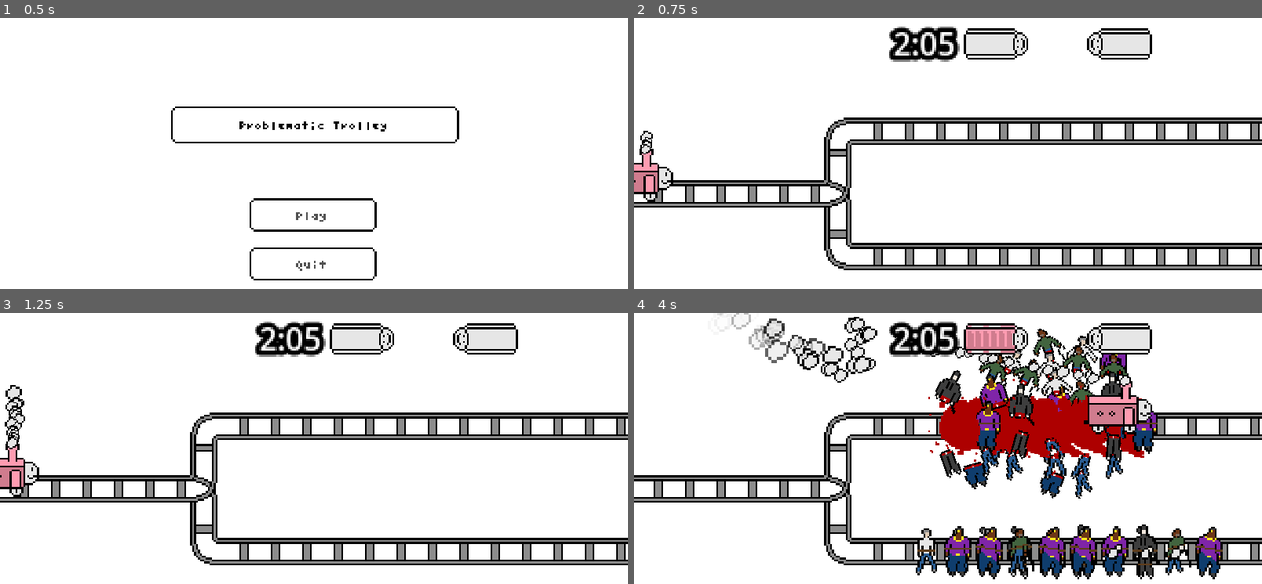
Above: before the commit, frames 1-4 (two rows, left to right).
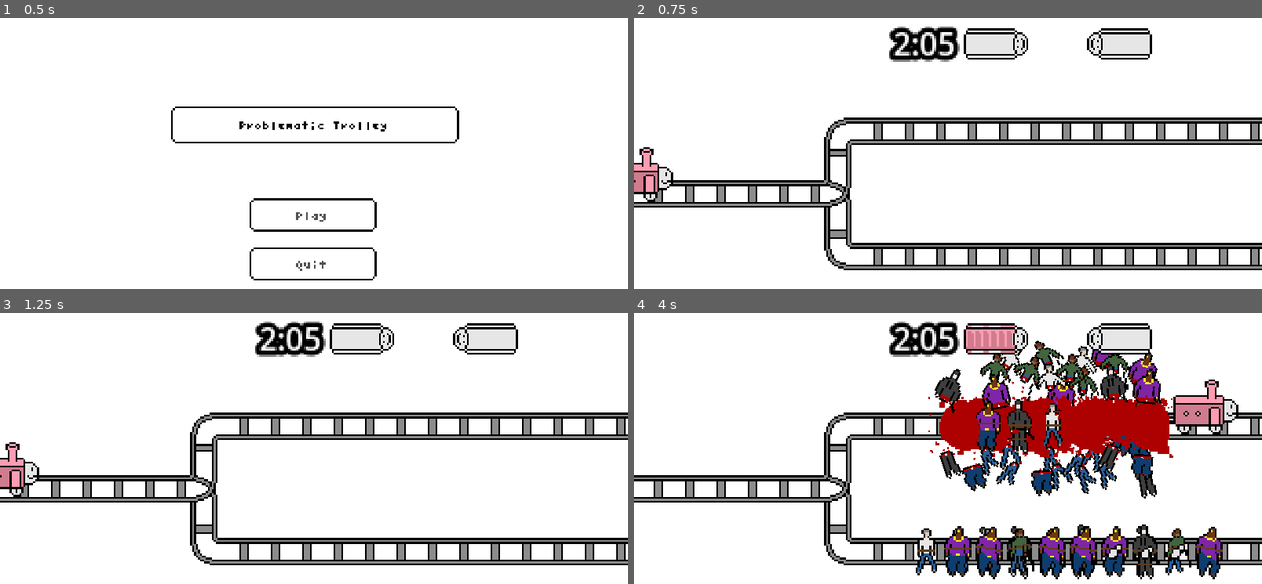
Above: after the commit, the same moments.

Repository: EnzoShoes/problematic-trolley
Game: Godot game, scene res://Scenes/Title Screen/Title Screen.tscn
The game is run twice, just before and just after one commit, with the same random seed, the same clock (stepped at 60 frames per second) and the same inputs.
Inputs:
- Up to frame 1 (0.5 s): no input
- Up to frame 2 (0.75 s): click "Play" at 0.5 s
- Up to frame 3 (1.25 s): no input
- Up to frame 4 (4 s): tap Enter (ui_accept) at 1.25, 1.52, 2.27, 3.77 s; hold W (up) 1.28-2.03 s; hold S (down) 2.03-2.78 s; hold W (up) from 2.78 s (still down)

Frame 1 is identical in both runs. In frame 2, 0.1% of the frame differs, in the area x 1-3%, y 41-51%; in frame 3, 0.5%; in frame 4, 12%, in the area x 13-97%, y 0-69%.

Commit message:
fix(troley_control) : fixed the behavior of troley when adding point to score

Diff:
--- a/test/Scenes/main_problem_scene.tscn
+++ b/test/Scenes/main_problem_scene.tscn
@@ -14,13 +14,13 @@
 
 [sub_resource type="Curve2D" id="Curve2D_o0a8p"]
 _data = {
-"points": PackedVector2Array(0, 0, 0, 0, -160, 0, 0, 0, 0, 0, -57, 0, 0, 0, 0, 0, -57, 32, 0, 0, 0, 0, 175, 32)
+"points": PackedVector2Array(0, 0, 0, 0, -160, 0, 0, 0, 0, 0, -57, 0, 0, 0, 0, 0, -57, 32, 0, 0, 0, 0, 233, 32)
 }
 point_count = 4
 
 [sub_resource type="Curve2D" id="Curve2D_5k05q"]
 _data = {
-"points": PackedVector2Array(0, 0, 0, 0, -160, 0, 0, 0, 0, 0, -57, 0, 0, 0, 0, 0, -57, -32, 0, 0, 0, 0, 174, -32)
+"points": PackedVector2Array(0, 0, 0, 0, -160, 0, 0, 0, 0, 0, -57, 0, 0, 0, 0, 0, -57, -32, 0, 0, 0, 0, 232, -32)
 }
 point_count = 4
 
@@ -106,13 +106,13 @@
 [node name="Gauges" parent="." instance=ExtResource("4_ka6ww")]
 
 [node name="good_choice" type="Area2D" parent="."]
-position = Vector2(180, -32)
+position = Vector2(173, -32)
 
 [node name="CollisionShape2D" type="CollisionShape2D" parent="good_choice"]
 shape = SubResource("CircleShape2D_4aeny")
 
 [node name="bad_choice" type="Area2D" parent="."]
-position = Vector2(182, 32)
+position = Vector2(174, 32)
 
 [node name="CollisionShape2D" type="CollisionShape2D" parent="bad_choice"]
 shape = SubResource("CircleShape2D_xsr0y")
--- a/test/Scenes/trolley.tscn
+++ b/test/Scenes/trolley.tscn
@@ -93,7 +93,9 @@
 script = ExtResource("6_7aifo")
 
 [node name="GPUParticles2D" type="GPUParticles2D" parent="."]
+visible = false
 position = Vector2(6, -22)
+emitting = false
 amount = 50
 process_material = SubResource("ParticleProcessMaterial_4yki0")
 texture = ExtResource("7_k7e6q")
--- a/test/Scripts/score_manager.gd
+++ b/test/Scripts/score_manager.gd
@@ -46,10 +46,5 @@
 
 func _on_good_choice_area_entered(area: Area2D) -> void:
 	if area.is_in_group("player"):
-		area.monitoring = false
 		add_score(1)
-
-func _on_good_choice_area_exited(area: Area2D) -> void:
-	area.monitoring = true
-	print("exited")
-	pass # Replace with function body.
+		print(area)
--- a/test/Scripts/troley_control.gd
+++ b/test/Scripts/troley_control.gd
@@ -37,8 +37,8 @@
 		path_selected.progress_ratio += delta * speed * ((path_selected.progress_ratio + 0.1))
 		if (path_selected.progress_ratio == 1):
 			# Detach trolley from path and reset position
+			trolley.position = initialTrolleyPos
 			trolley.get_parent().remove_child(trolley)
-			trolley.position = initialTrolleyPos
 			add_child(trolley)
 			# Reset selected path
 			path_selected.progress_ratio = 0
